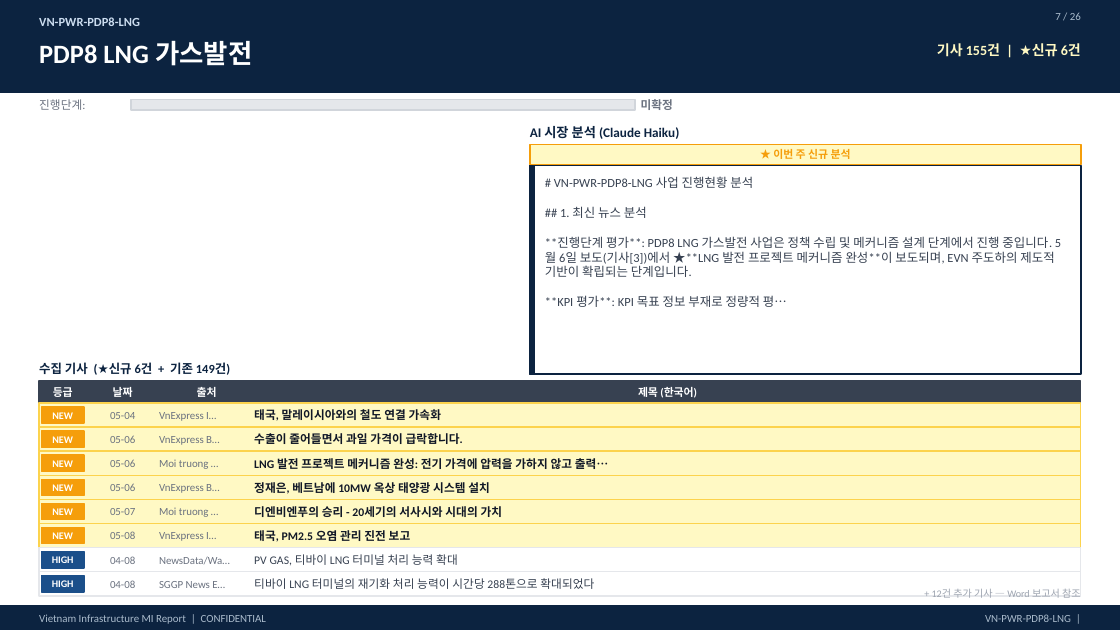
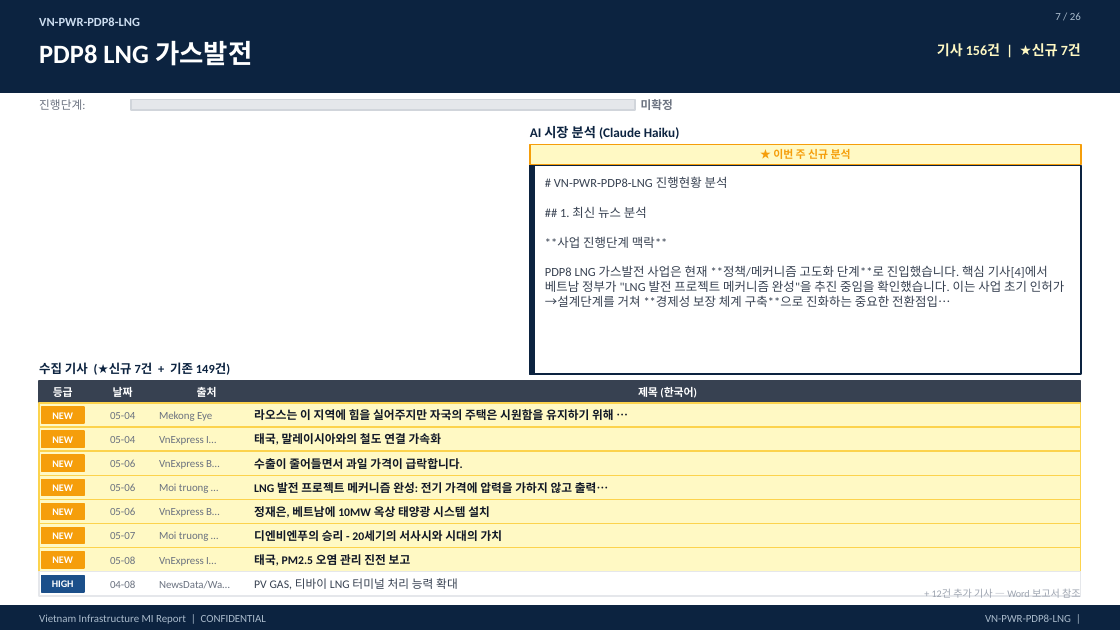
Before and after one commit to hms4792/vietnam-infra-news, a slide deck: slide 7 of docs/reports/VN_Infra_MI_Weekly_Report_20260509.pptx. Drawn at 1120x630 pixels with LibreOffice and Linux fonts; fonts in the diff are those of the drawing. Boxes give left, top, right and bottom in pixels: in the first picture for what was removed or moved away, otherwise in the second. Text is boxed around its words. In the diff, an @@ line names an element or a change of style, - is before the commit and + after.

```diff
--- a/docs/reports/VN_Infra_MI_Weekly_Report_20260509.pptx
+++ b/docs/reports/VN_Infra_MI_Weekly_Report_20260509.pptx
@@ text at (937, 43, 1081, 57): text changed @@
-기사 155건 | ★신규 6건
+기사 156건 | ★신규 7건
@@ text at (554, 176, 728, 188): text changed @@
-# VN-PWR-PDP8-LNG 사업 진행현황 분석
+# VN-PWR-PDP8-LNG 진행현황 분석
@@ text at (545, 236, 1064, 307): text changed @@
-**진행단계 평가**: PDP8 LNG 가스발전 사업은 정책 수립 및 메커니즘 설계 단계에서 진행 중입니다. 5월 6일 보도(기사[3])에서 ★**LNG 발전 프로젝트 메커니즘 완성**이 보도되며, EVN 주도하의 제도적 기반이 확립되는 단계입니다.
-**KPI 평가**: KPI 목표 정보 부재로 정량적 평…
+**사업 진행단계 맥락**
+PDP8 LNG 가스발전 사업은 현재 **정책/메커니즘 고도화 단계**로 진입했습니다. 핵심 기사[4]에서 베트남 정부가 "LNG 발전 프로젝트 메커니즘 완성"을 추진 중임을 확인했습니다. 이는 사업 초기 인허가→설계단계를 거쳐 **경제성 보장 체계 구축**으로 진화하는 중요한 전환점입…
@@ text at (39, 362, 230, 375): text changed @@
-수집 기사 (★신규 6건 + 기존 149건)
+수집 기사 (★신규 7건 + 기존 149건)
@@ text at (159, 411, 212, 421): text changed @@
-VnExpress I…
+Mekong Eye
@@ text added at (254, 409, 614, 420), 7.5 pt, text #111827, bold @@
+라오스는 이 지역에 힘을 실어주지만 자국의 주택은 시원함을 유지하기 위해 …
@@ text at (110, 436, 135, 443): text changed @@
-05-06
+05-04
@@ text at (159, 436, 216, 445): text changed @@
-VnExpress B…
+VnExpress I…
@@ text "Moi truong …": place and size @@
-text "Moi truong …" at (159, 508, 209, 517)
+text "Moi truong …" at (159, 484, 209, 493)
@@ text added at (159, 460, 219, 469), 7 pt, text #6B7280 @@
+VnExpress B…
@@ text at (110, 507, 135, 515): text changed @@
-05-07
+05-06
@@ text at (110, 532, 135, 539): text changed @@
-05-08
+05-07
@@ text "Moi truong …": place and size @@
-text "Moi truong …" at (159, 460, 209, 469)
+text "Moi truong …" at (159, 532, 209, 541)
@@ rectangle at (39, 548, 1081, 571): fill #FFFFFF to #FFF9C4; outline #E5E7EB 1 pt to #FCD34D 1 pt @@
@@ rectangle at (41, 551, 84, 567): fill #1B4F8A to #F59E0B; outline #1B4F8A 1 pt to #F59E0B 1 pt @@
@@ text at (52, 556, 73, 563): text changed @@
-HIGH
+NEW
@@ text at (110, 556, 135, 564): text changed @@
-04-08
+05-08
@@ text removed at (254, 554, 458, 565) @@
-PV GAS, 티바이 LNG 터미널 처리 능력 확대
@@ 9 texts: place and size @@
-9 texts at (159, 409, 608, 564)
+9 texts at (159, 433, 608, 588)
@@ text removed at (159, 581, 225, 588) @@
-SGGP News E…
@@ text at (254, 578, 458, 589): text changed @@
-티바이 LNG 터미널의 재기화 처리 능력이 시간당 288톤으로 확대되었다
+PV GAS, 티바이 LNG 터미널 처리 능력 확대
```
Also in this commit, not shown: 18 other slides changed, 6 other files.
